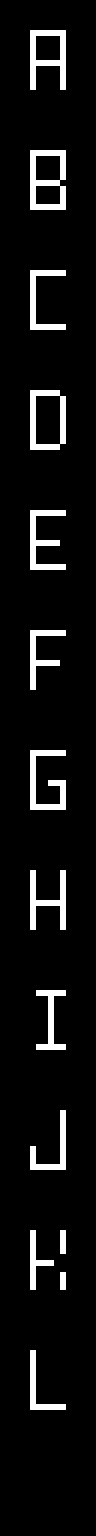
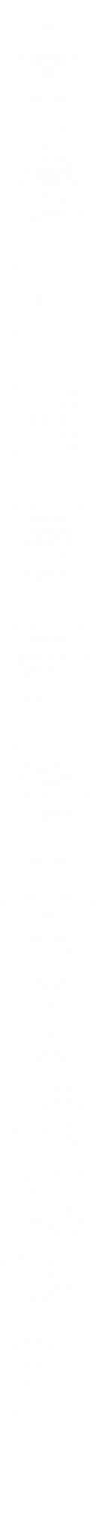
Two versions of the same layered image (96×1536). Layer-by-layer changes:
removed layer "Background" over box(0, 0, 96, 1536)
added layer "blur 6 copy 50%" (50%) above "blur 6" over box(0, 0, 96, 1440)
added layer "blur 6" above "sharp" over box(0, 0, 96, 1440)
added layer "sharp" over box(30, 36, 66, 1404)
